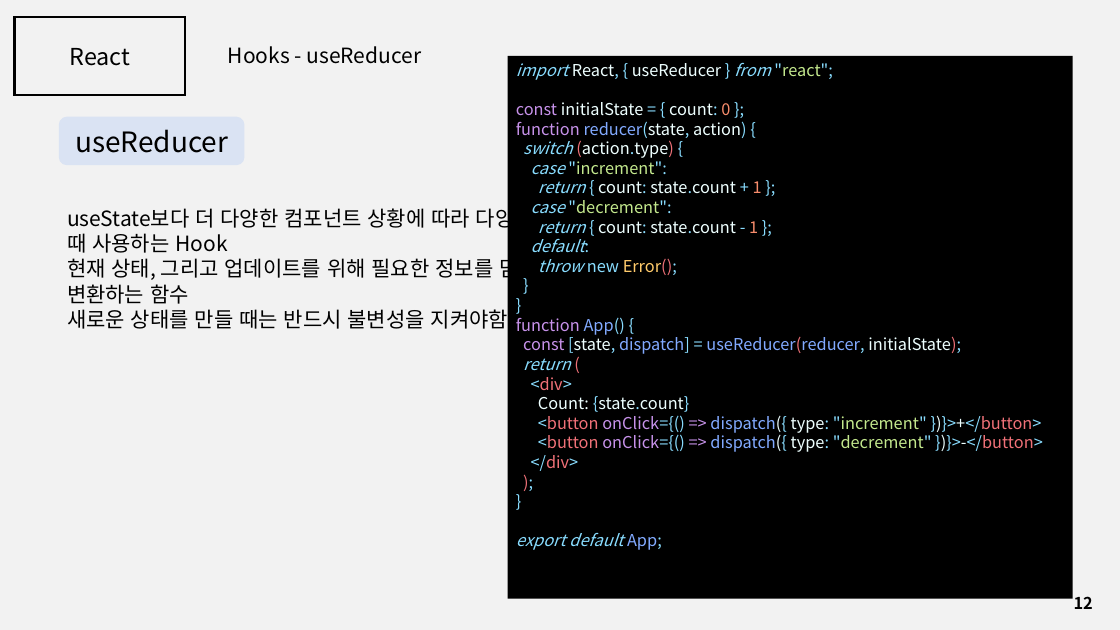
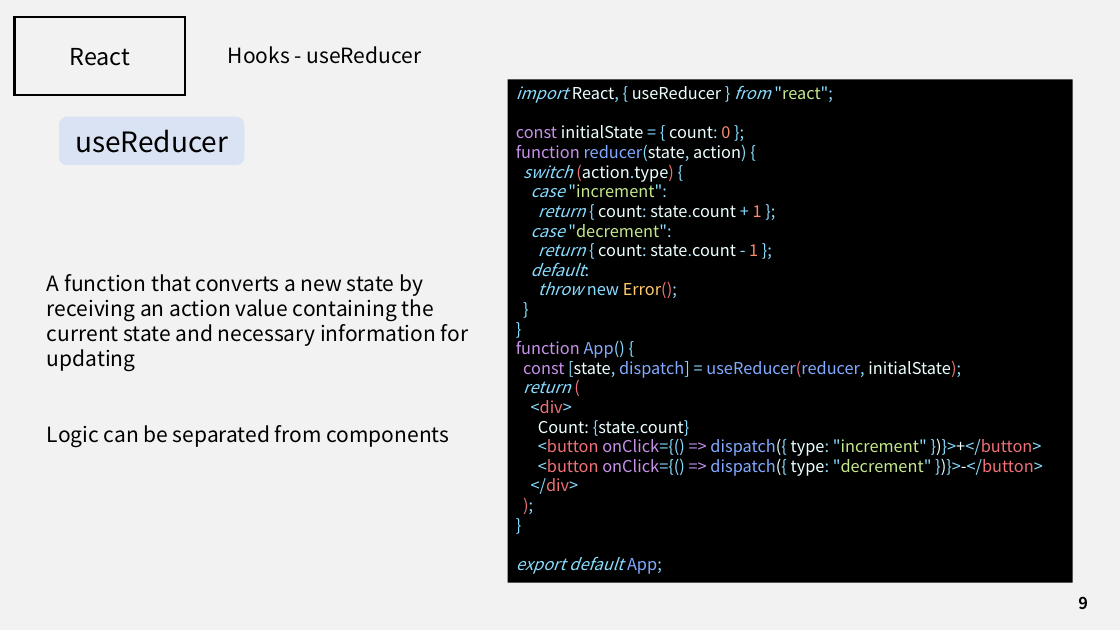
Before and after one commit to J3SUNG/Seminar, a slide deck: slide 9 of 210224_React_2.pptx (slide 12 before the commit). Drawn at 1120x630 pixels with LibreOffice and Linux fonts; fonts in the diff are those of the drawing. Boxes give left, top, right and bottom in pixels: in the first picture for what was removed or moved away, otherwise in the second. Text is boxed around its words. In the diff, an @@ line names an element or a change of style, - is before the commit and + after.

```diff
--- a/210224_React_2.pptx
+++ b/210224_React_2.pptx
@@ rectangle "import React, { useReducer } ..." resized from (x1=507, y1=55, x2=1073, y2=598) to (x1=507, y1=79, x2=1073, y2=582) @@
@@ text removed at (x1=67, y1=205, x2=789, y2=332) @@
-useState보다 더 다양한 컴포넌트 상황에 따라 다양한 상태를 다른 값으로 업데이트 해주고 싶을 때 사용하는 Hook
-현재 상태, 그리고 업데이트를 위해 필요한 정보를 담은 액션 값을 전달받아 새로운 상태를 변환하는 함수
-새로운 상태를 만들 때는 반드시 불변성을 지켜야함
@@ text added at (x1=47, y1=274, x2=468, y2=447), 18 pt, text #000000 @@
+A function that converts a new state by receiving an action value containing the current state and necessary information for updating
+Logic can be separated from components
@@ page number at (x1=1078, y1=596, x2=1088, y2=609): text changed @@
-12
+9
```
Also in this commit, not shown: 4 other slides changed, 1 other file.
